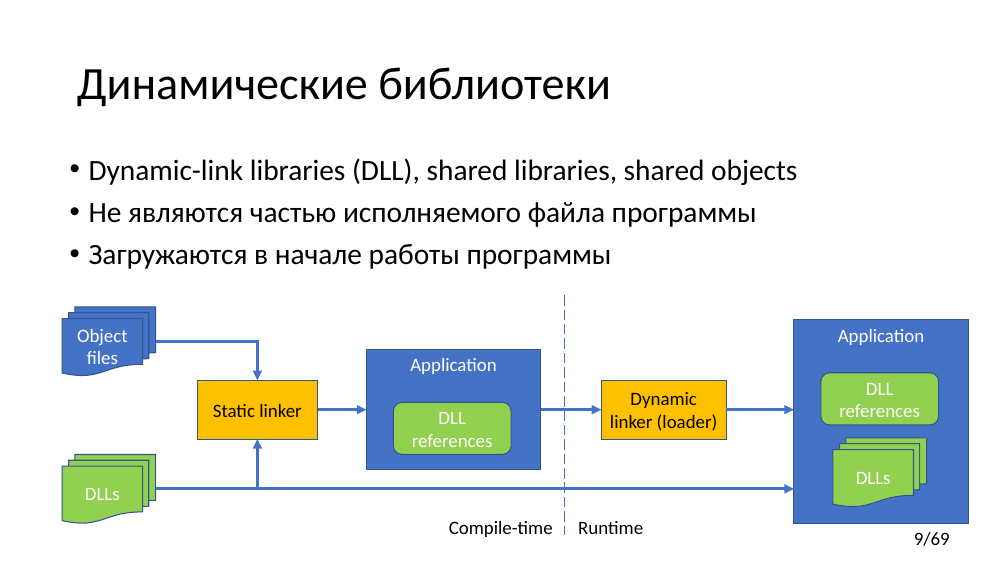
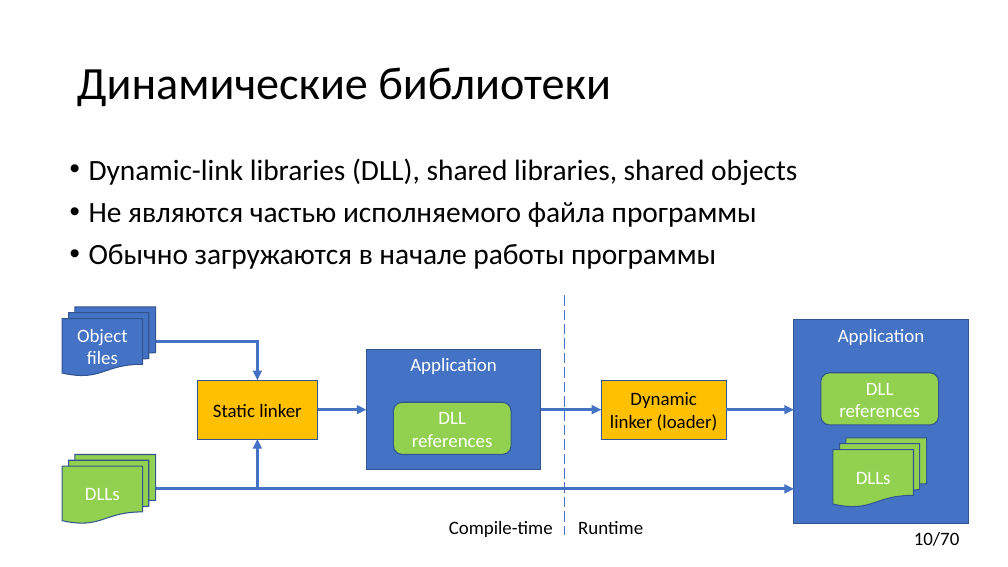
Before and after one commit to yugr/CppRussia, a slide deck: slide 10 of 2024/RU.pptx (slide 9 before the commit). Drawn at 1008x567 pixels with LibreOffice and Linux fonts; fonts in the diff are those of the drawing. Boxes give left, top, right and bottom in pixels: in the first picture for what was removed or moved away, otherwise in the second. Text is boxed around its words. In the diff, an @@ line names an element or a change of style, - is before the commit and + after.

```diff
--- a/2024/RU.pptx
+++ b/2024/RU.pptx
@@ text at bbox=[89, 244, 716, 269]: text changed @@
-• Загружаются в начале работы программы
+• Обычно загружаются в начале работы программы
@@ page number at bbox=[914, 532, 960, 546]: text changed @@
-9/69
+10/70
```
Also in this commit, not shown: 9 other slides changed, 1 slide added.
